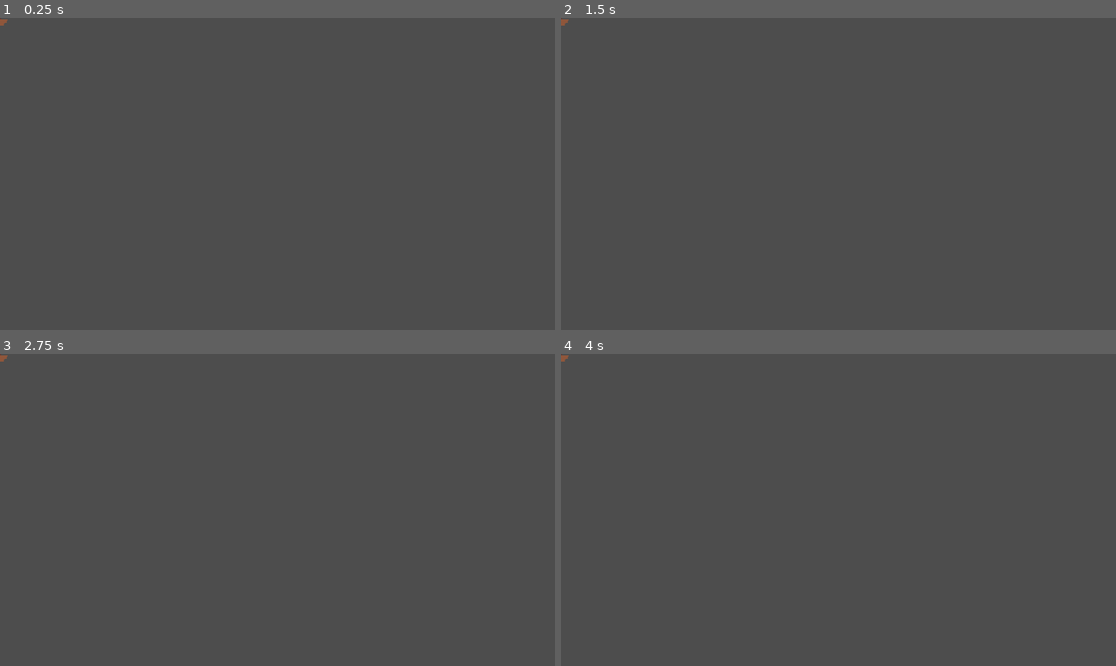
Above: before the commit, frames 1-4 (two rows, left to right).
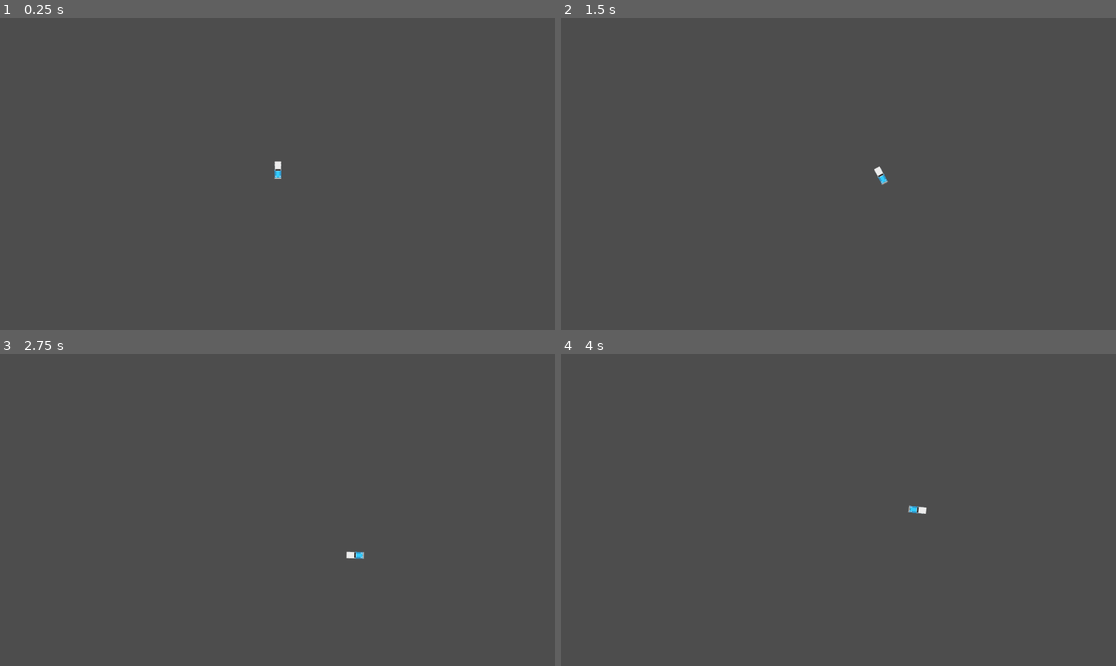
Above: after the commit, the same moments.

Repository: Jaidenmagnan/game
Game: Godot game, scene res://Car.tscn
Same seed, same stepped clock (60 frames per second), same inputs: the game is played once before the commit and once after it. Before the commit the project starts from res://boat.tscn.
Inputs:
- Up to frame 1 (0.25 s): no input
- Up to frame 2 (1.5 s): tap Enter at 0.5 s; hold Right (ui_right) 0.53-1.28 s; hold Down (ui_down) from 1.28 s (still down)
- Up to frame 3 (2.75 s): tap Space at 2 s; release Down (ui_down) at 2.03 s; hold Right (ui_right) from 2.03 s (still down)
- Up to frame 4 (4 s): release Right (ui_right) at 2.78 s; hold Up (ui_up) 2.78-3.53 s; tap Enter at 3.5 s; hold Left (ui_left) from 3.53 s (still down)

The runs differ from the first frame. In frame 1, less than 0.1% of the frame differs, in the area x 0-51%, y 0-52%; in frame 2, less than 0.1%, in the area x 0-59%, y 0-54%; in frame 3, less than 0.1%; in frame 4, less than 0.1%.

Commit message:
adam updated
got the car tutorial kinda working still have to fix camera and turning

Diff:
--- /dev/null
+++ b/Car.gd
@@ -0,0 +1,15 @@
+extends CharacterBody2D
+
+const SPEED := 130.0
+const ACCELERATION := 5.0
+
+func _physics_process(delta: float) -> void:
+	# Godot 4 helper that gives a normalized 2D input vector.
+	var input_vec := Input.get_vector("ui_left", "ui_right", "ui_up", "ui_down")  # length <= 1
+	# Smooth acceleration toward target speed
+	velocity = velocity.lerp(input_vec * SPEED, ACCELERATION * delta)  # Vector2.lerp
+	move_and_slide()  # uses the built-in 'velocity'
+
+	# Face movement direction (angle() is radians). Subtract 90° if your art points up.
+	if input_vec != Vector2.ZERO:
+		$StackedSprite.rotation = velocity.angle() - PI/2
--- /dev/null
+++ b/Car.tscn
@@ -0,0 +1,16 @@
+[gd_scene load_steps=4 format=3 uid="uid://b7iydvtp3i786"]
+
+[ext_resource type="Script" uid="uid://cwbix1bc6gspa" path="res://Car.gd" id="1_y2uan"]
+[ext_resource type="PackedScene" uid="uid://c3ansaxa7qi6s" path="res://stacked_sprite.tscn" id="2_gvgjh"]
+
+[sub_resource type="RectangleShape2D" id="RectangleShape2D_w13o2"]
+
+[node name="Car" type="CharacterBody2D"]
+position = Vector2(578, 321)
+script = ExtResource("1_y2uan")
+
+[node name="CollisionShape2D" type="CollisionShape2D" parent="."]
+position = Vector2(-1, 0)
+shape = SubResource("RectangleShape2D_w13o2")
+
+[node name="StackedSprite" parent="." instance=ExtResource("2_gvgjh")]
--- a/project.godot
+++ b/project.godot
@@ -11,7 +11,7 @@
 [application]
 
 config/name="game"
-run/main_scene="uid://ciievql52tkcj"
+run/main_scene="uid://b7iydvtp3i786"
 config/features=PackedStringArray("4.4", "Forward Plus")
 config/icon="res://icon.svg"
 
--- /dev/null
+++ b/stacked_sprite.gd
@@ -0,0 +1,43 @@
+extends Sprite2D
+
+# Backing field + property (Godot 4 style)
+@export var _show_sprites: bool = false
+var show_sprites: bool:
+	get: return _show_sprites
+	set(value):
+		_show_sprites = value
+		if _show_sprites:
+			render_sprites()
+		else:
+			clear_sprites()
+
+@export var rotate_sprites: bool = false
+
+func _ready() -> void:
+	render_sprites()
+
+func _process(delta: float) -> void:
+	if rotate_sprites:
+		for sprite in get_children():
+			if sprite is Node2D:
+				sprite.rotation += delta
+
+func clear_sprites() -> void:
+	for sprite in get_children():
+		sprite.queue_free()
+
+func render_sprites() -> void:
+	clear_sprites()
+	for i in range(hframes):
+		var next_sprite := Sprite2D.new()
+		next_sprite.texture = texture
+		next_sprite.hframes = hframes
+		next_sprite.frame = i
+		next_sprite.position.y = -i # offset per layer
+		add_child(next_sprite)
+
+# Optional helper, if you want to set all children’s rotation at once
+func set_children_rotation(angle: float) -> void:
+	for sprite in get_children():
+		if sprite is Node2D:
+			sprite.rotation = angle
--- /dev/null
+++ b/stacked_sprite.tscn
@@ -0,0 +1,11 @@
+[gd_scene load_steps=3 format=3 uid="uid://c3ansaxa7qi6s"]
+
+[ext_resource type="Texture2D" uid="uid://bq2gkn2gkwv3q" path="res://assets/CarSlices.png" id="1_o8m3g"]
+[ext_resource type="Script" uid="uid://b13nka38gb377" path="res://stacked_sprite.gd" id="2_13dey"]
+
+[node name="StackedSprite" type="Sprite2D"]
+position = Vector2(-1, 0)
+texture = ExtResource("1_o8m3g")
+hframes = 11
+script = ExtResource("2_13dey")
+_show_sprites = true
Not shown, added: Car.gd.uid
Binary file added: assets/CarSlices.png
Not shown, added: assets/CarSlices.png.import
Not shown, added: stacked_sprite.gd.uid
Not shown, added: stacked_sprite.tscn2860141257.tmp
